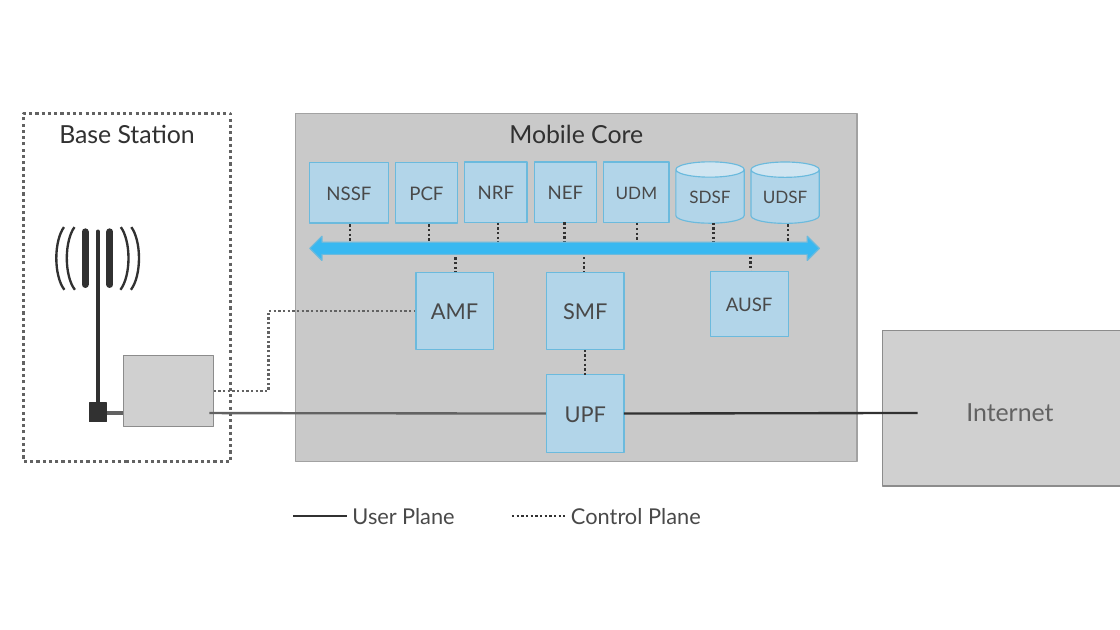
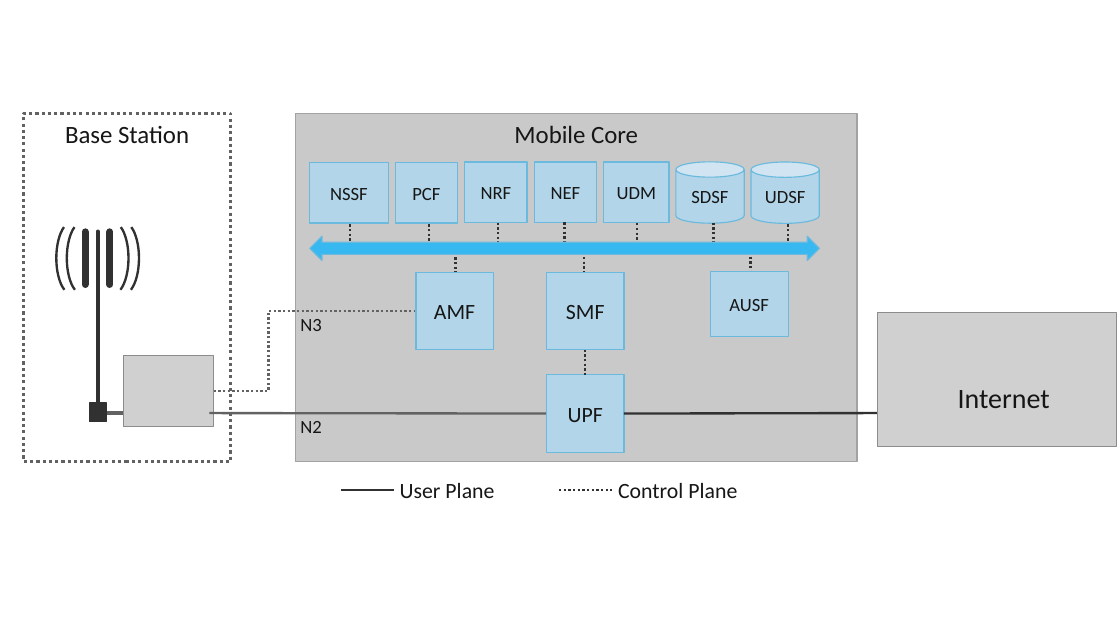
Before and after one commit to SystemsApproach/private5g, a slide deck: slide 22 of figures.pptx. Drawn at 1120x630 pixels with LibreOffice and Linux fonts; fonts in the diff are those of the drawing; grey boxes stand for pictures. Boxes give left, top, right and bottom in pixels: in the first picture for what was removed or moved away, otherwise in the second. Text is boxed around its words. In the diff, an @@ line names an element or a change of style, - is before the commit and + after.

```diff
--- a/figures.pptx
+++ b/figures.pptx
@@ rectangle "Base Station" at box(24, 113, 230, 461): font Lato to Calibri, text colour #313131 to #161616 @@
@@ rectangle "Mobile Core" at box(296, 113, 857, 461): font Lato to Calibri, text colour #313131 to #161616 @@
@@ size 11 to 12 pt, font Lato to Calibri, text colour #4A4A4A to #161616 in 3 elements at box(675, 162, 744, 224), box(752, 162, 820, 224), box(604, 162, 669, 223) @@
@@ text added at box(300, 319, 321, 331), 12 pt, text #161616 @@
+N3
@@ picture: place and size @@
-picture at box(883, 330, 1120, 486)
+picture at box(877, 312, 1116, 447)
@@ text "Internet": place and size @@
-text "Internet" at box(966, 403, 1053, 421)
+text "Internet" at box(958, 390, 1050, 408)
@@ text "Internet" at box(958, 390, 1050, 408): size 16 to 18 pt, font Lato to Calibri, text colour #626262 to #161616 @@
@@ text added at box(300, 421, 321, 433), 12 pt, text #161616 @@
+N2
@@ text "User Plane": place and size @@
-text "User Plane" at box(352, 508, 455, 524)
+text "User Plane" at box(400, 483, 494, 498)
@@ font Lato to Calibri, text colour #4A4A4A to #161616 in 10 elements at box(547, 375, 624, 452), box(465, 162, 528, 223), box(395, 162, 458, 223), box(534, 162, 597, 223), box(310, 162, 389, 223), box(416, 272, 493, 349), box(547, 272, 624, 349), box(710, 272, 788, 337), box(400, 483, 494, 498), box(618, 483, 737, 498) @@
@@ text "Control Plane": place and size @@
-text "Control Plane" at box(571, 508, 701, 524)
+text "Control Plane" at box(618, 483, 737, 498)
@@ line moved from (293, 516) - (347, 516) to (340, 491) - (394, 491) @@
@@ line moved from (512, 516) - (566, 516) to (559, 491) - (613, 491) @@
```
Also in this commit, not shown: 3 other files.
